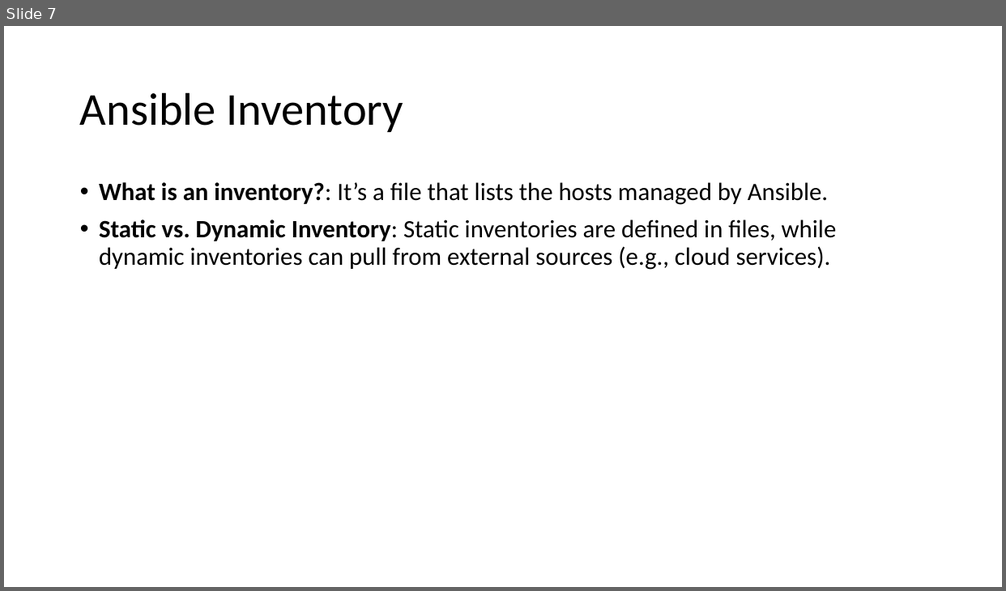
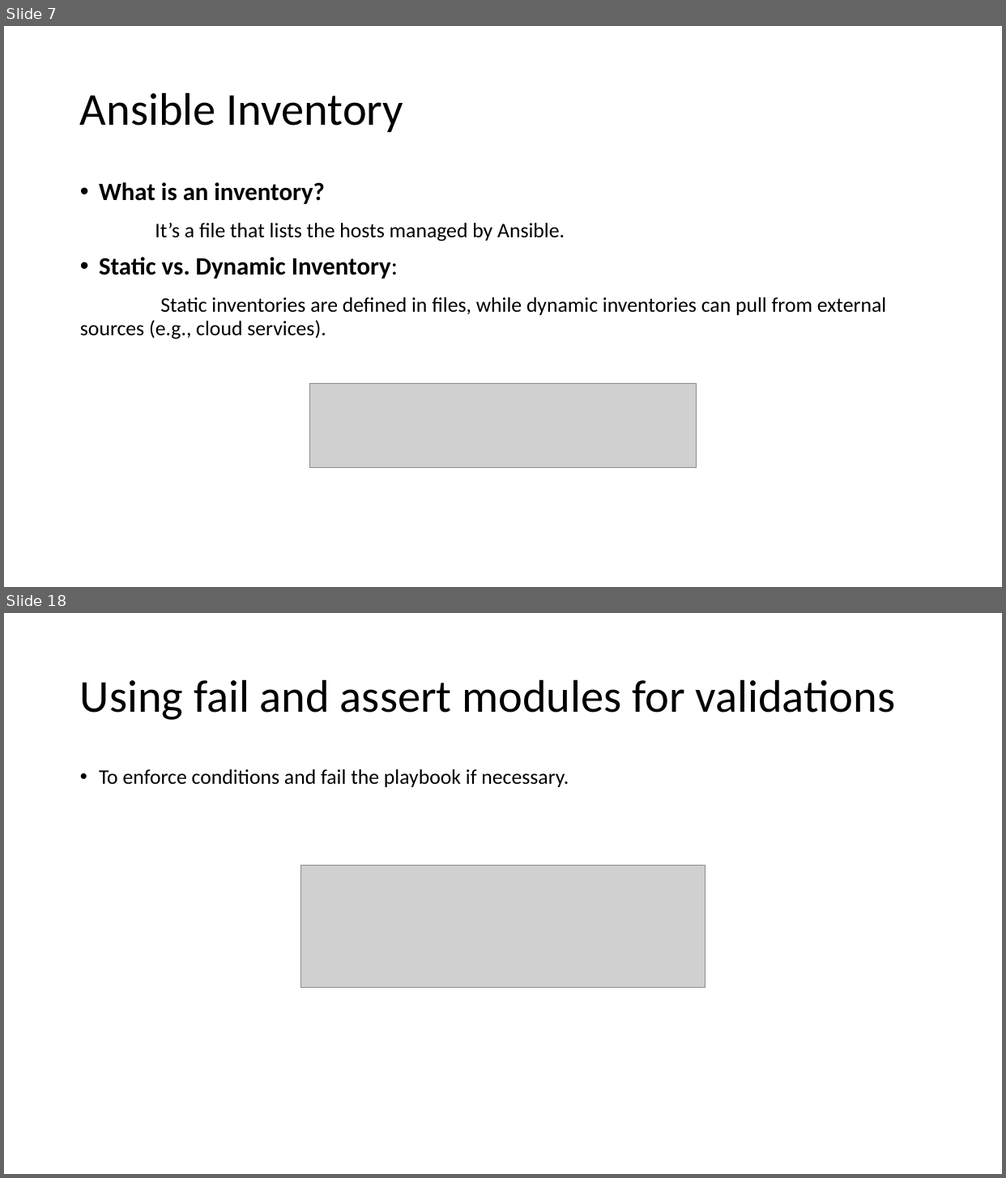
Before and after one commit to abirbandy/ansible-study-material, a slide deck: Introduction to Ansible.pptx. Shown one above the other, each under a label of ours: slide 7 before the commit, slides 7 and 18 after it; the slides between them are not shown. The pictures are 1006x591 and 1006x1178 pixels, drawn with LibreOffice and Linux fonts; fonts in the diff are those of the drawing; grey boxes stand for pictures. Boxes give left, top, right and bottom in pixels: in the first picture for what was removed or moved away, otherwise in the second. Text is boxed around its words. In the diff, an @@ line names an element or a change of style, - is before the commit and + after.

```diff
--- a/Introduction to Ansible.pptx
+++ b/Introduction to Ansible.pptx
@@ slide 18 added at box(4, 613, 1002, 1174), background #FFFFFF @@
@@ title added at box(80, 679, 896, 720), 44 pt, text #000000 @@
+Using fail and assert modules for validations
@@ text added at box(99, 769, 569, 787), 20 pt, text #000000 @@
+• To enforce conditions and fail the playbook if necessary.
@@ picture added at box(301, 865, 705, 988) @@
@@ slide 7 changed as well @@
@@ text at box(80, 182, 886, 339): text changed; size 24 to 20 pt @@
-• What is an inventory?: It’s a file that lists the hosts managed by Ansible.
-• Static vs. Dynamic Inventory: Static inventories are defined in files, while dynamic inventories can pull from external sources (e.g., cloud services).
+• What is an inventory?
+It’s a file that lists the hosts managed by Ansible.
+• Static vs. Dynamic Inventory:
+Static inventories are defined in files, while dynamic inventories can pull from external sources (e.g., cloud services).
@@ picture added at box(310, 384, 697, 467) @@
```
Also in this commit, not shown: 4 other slides changed, 18 other slides added, 1 slide removed.
